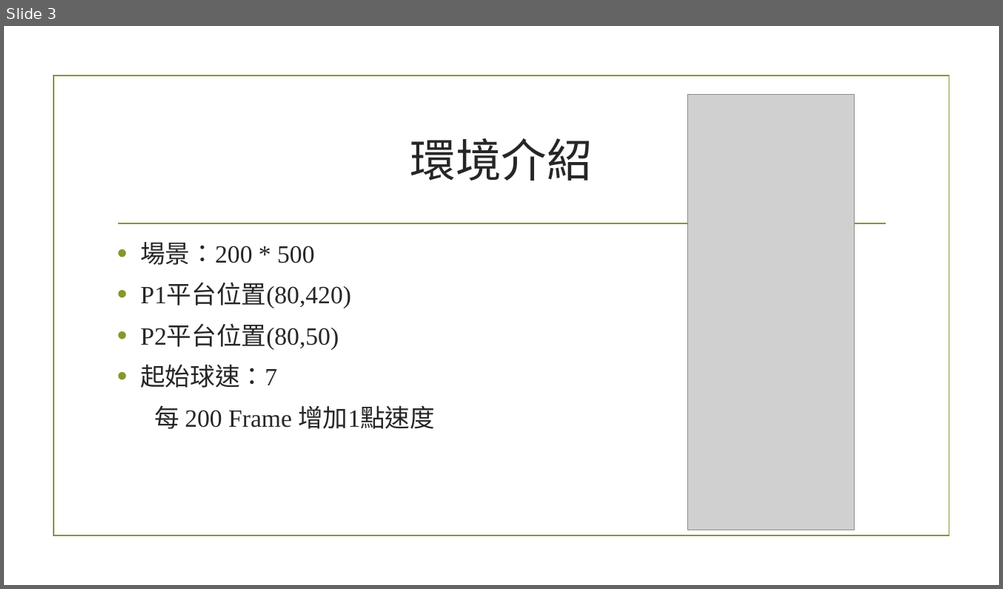
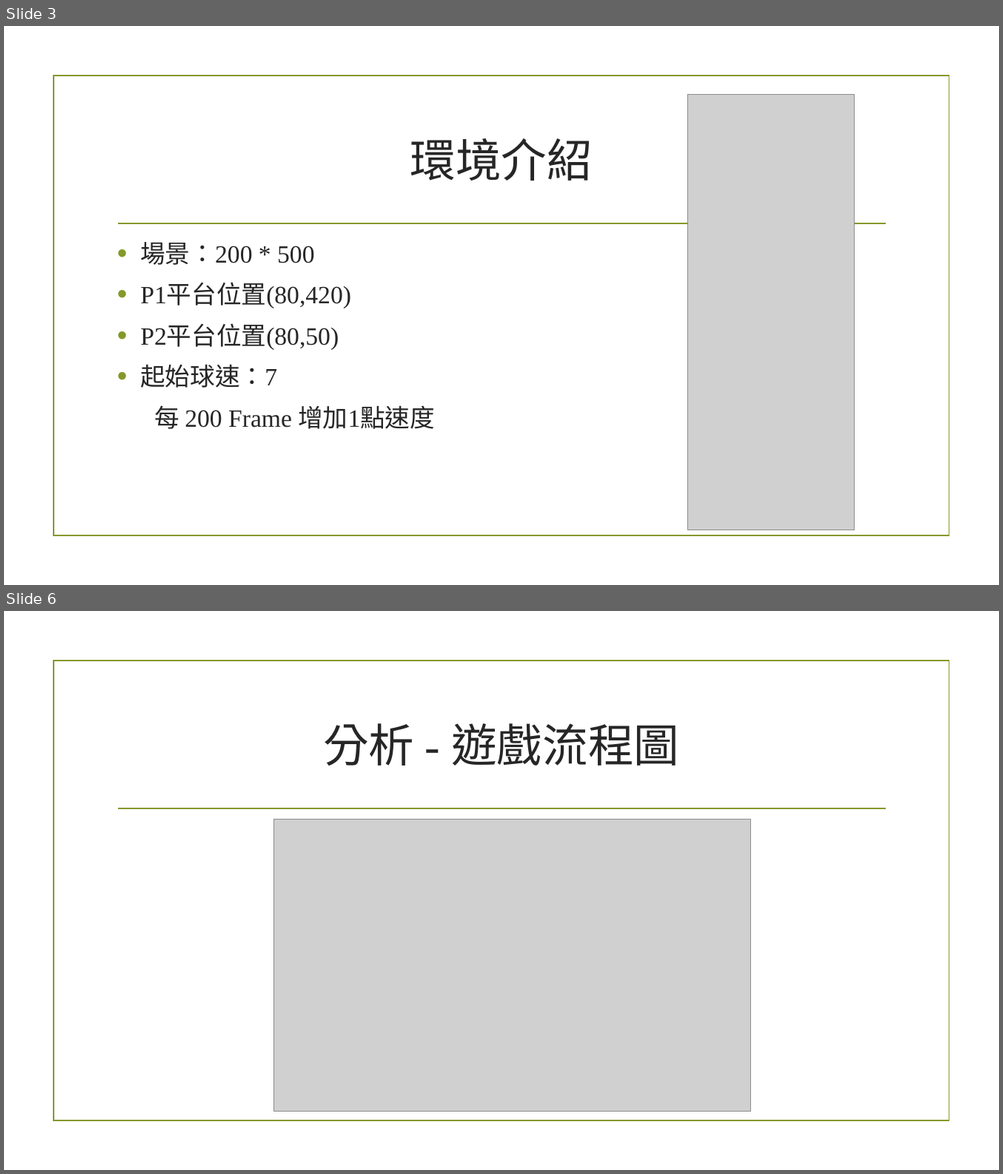
Before and after one commit to ErEcheLon/Mechine-Learning, a slide deck: Hw6/ML_PingPong.pptx. Shown one above the other, each under a label of ours: slide 3 before the commit, slides 3 and 6 after it; the slides between them are not shown. The pictures are 1003x589 and 1003x1174 pixels, drawn with LibreOffice and Linux fonts; fonts in the diff are those of the drawing; grey boxes stand for pictures; background and template pictures are left out. Boxes give left, top, right and bottom in pixels: in the first picture for what was removed or moved away, otherwise in the second. Text is boxed around its words. In the diff, an @@ line names an element or a change of style, - is before the commit and + after.

```diff
--- a/Hw6/ML_PingPong.pptx
+++ b/Hw6/ML_PingPong.pptx
@@ slide 6 added at [4, 611, 999, 1170], background picture (left out); not listed: 2 template elements that a slide beside it also shows @@
@@ title added at [323, 723, 679, 766], 44 pt, text #262626 @@
+分析 - 遊戲流程圖
@@ picture added at [274, 820, 751, 1112] @@
```
Also in this commit, not shown: 1 slide changed, 3 other slides added, 1 other file.
